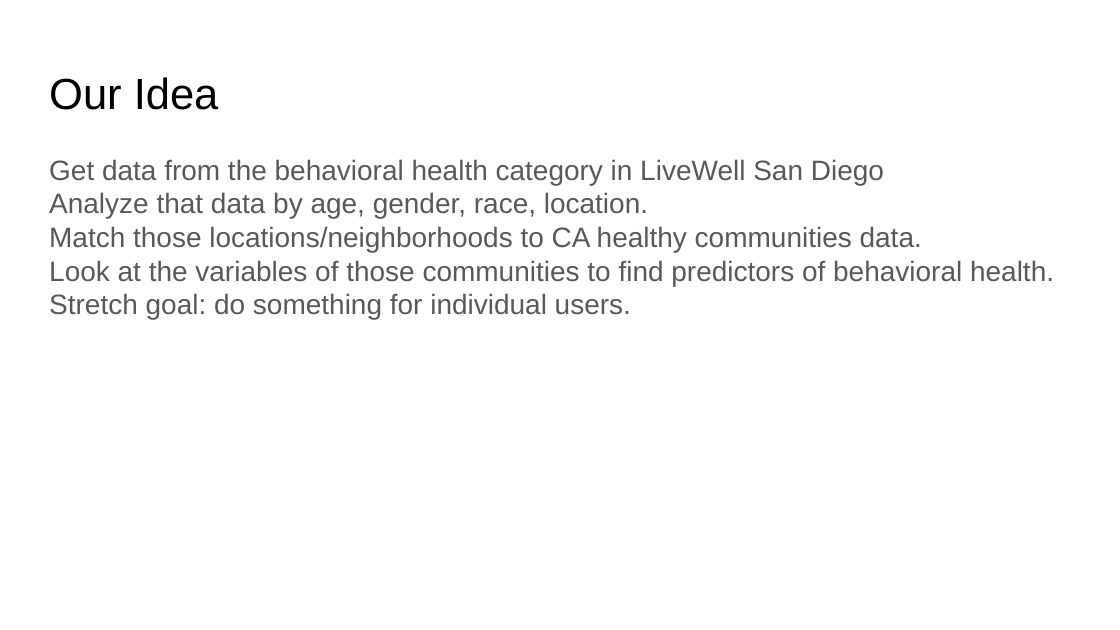
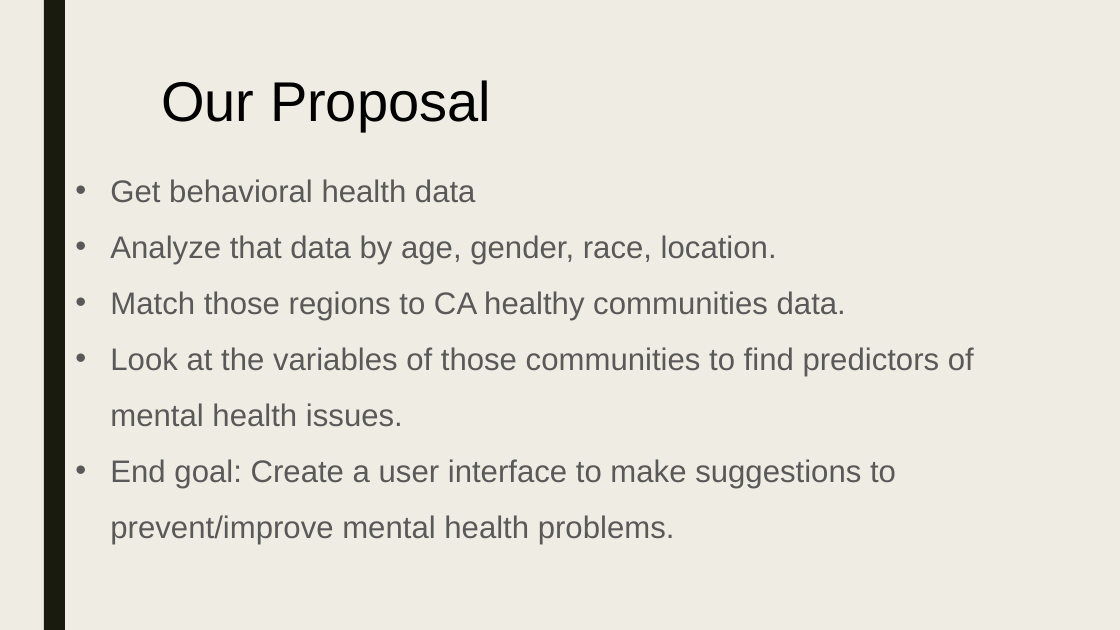
Before and after one commit to kristy0414/big-data-hackathon-in-San-Diego, a slide deck: slide 3 of Team Lucky Cat Project Proposal.pptx. Drawn at 1120x630 pixels with LibreOffice and Linux fonts; fonts in the diff are those of the drawing. Boxes give left, top, right and bottom in pixels: in the first picture for what was removed or moved away, otherwise in the second. Text is boxed around its words. In the diff, an @@ line names an element or a change of style, - is before the commit and + after.

Commit message:
Team Proposal
Proposal for Hackathon Day 1

```diff
--- a/Team Lucky Cat Project Proposal.pptx
+++ b/Team Lucky Cat Project Proposal.pptx
@@ background #FFFFFF to #EFEDE3 @@
@@ rectangle added at box(44, 0, 65, 629), fill #191B0E @@
@@ text at box(161, 80, 491, 131): text changed; size 28 to 36 pt @@
-Our Idea
+Our Proposal
@@ text "Get behavioral health data": place and size @@
-text "Get behavioral health data" at box(49, 159, 1054, 319)
+text "Get behavioral health data" at box(110, 179, 974, 544)
@@ text at box(110, 179, 476, 203): text changed; size 18 to 20 pt @@
-Get data from the behavioral health category in LiveWell San Diego
+• Get behavioral health data
@@ text at box(110, 235, 777, 264): size 18 to 20 pt in "Analyze that data by age, gender, race, ..."; bullet none to •; line spacing 1 to 1.5 @@
@@ text at box(110, 291, 974, 544): text changed; size 18 to 20 pt @@
-Match those locations/neighborhoods to CA healthy communities data.
-Look at the variables of those communities to find predictors of behavioral health.
-Stretch goal: do something for individual users.
+• Match those regions to CA healthy communities data.
+• Look at the variables of those communities to find predictors of mental health issues.
+• End goal: Create a user interface to make suggestions to prevent/improve mental health problems.
```
Also in this commit, not shown: 2 other slides changed, 2 slides added, 3 slides removed.
